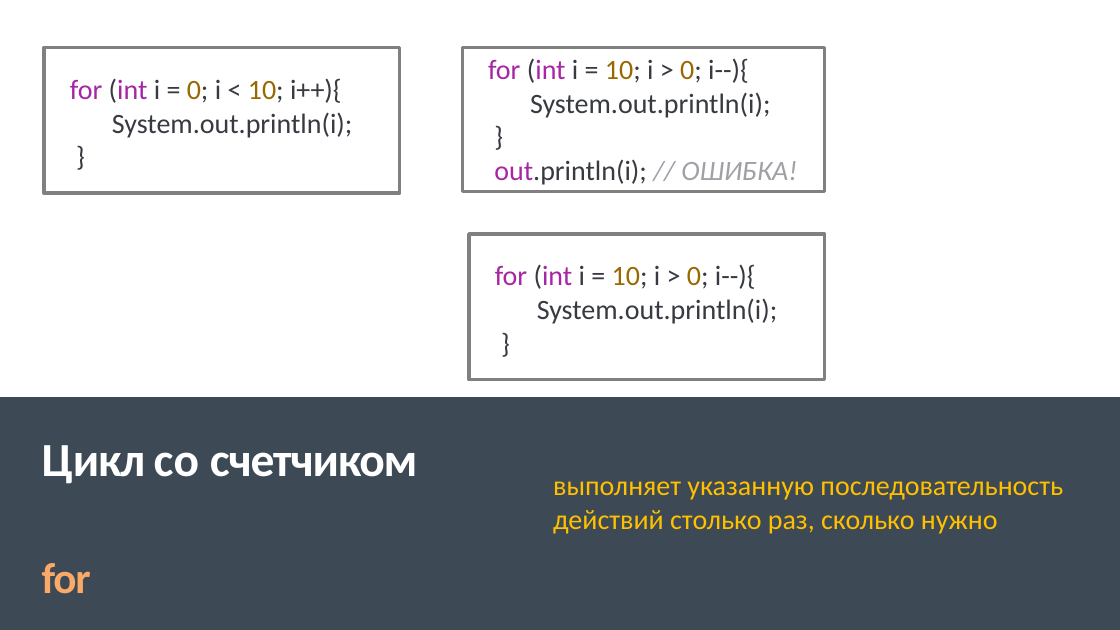
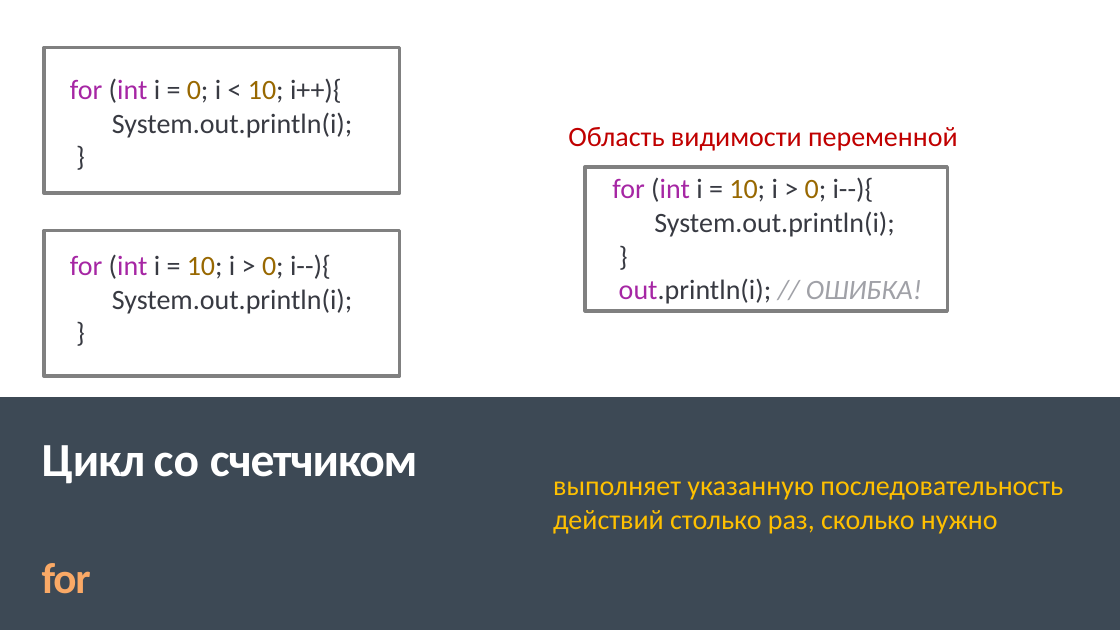
Before and after one commit to IriEfremova/LessonsCube, a slide deck: slide 5 of Samsung/Lesson6/Циклы в Java.pptx (slide 6 before the commit). Drawn at 1120x630 pixels with LibreOffice and Linux fonts; fonts in the diff are those of the drawing. Boxes give left, top, right and bottom in pixels: in the first picture for what was removed or moved away, otherwise in the second. Text is boxed around its words. In the diff, an @@ line names an element or a change of style, - is before the commit and + after.

Commit message:
Edit

```diff
--- a/Samsung/Lesson6/Циклы в Java.pptx
+++ b/Samsung/Lesson6/Циклы в Java.pptx
@@ text added at box(568, 127, 958, 151), 24 pt, text #C00000 @@
+Область видимости переменной
@@ rectangle: place and size @@
-rectangle at box(462, 48, 824, 192)
+rectangle at box(586, 167, 948, 312)
@@ text "for (int i = 10; ...": place and size @@
-text "for (int i = 10; ..." at box(488, 58, 797, 185)
+text "for (int i = 10; ..." at box(612, 177, 922, 304)
@@ rectangle: place and size @@
-rectangle at box(469, 234, 824, 381)
+rectangle at box(45, 230, 400, 376)
@@ text "for (int i = 10; ...": place and size @@
-text "for (int i = 10; ..." at box(495, 264, 778, 324)
+text "for (int i = 10; ..." at box(70, 254, 353, 314)
```
Also in this commit, not shown: 8 slides added, 1 slide removed.
